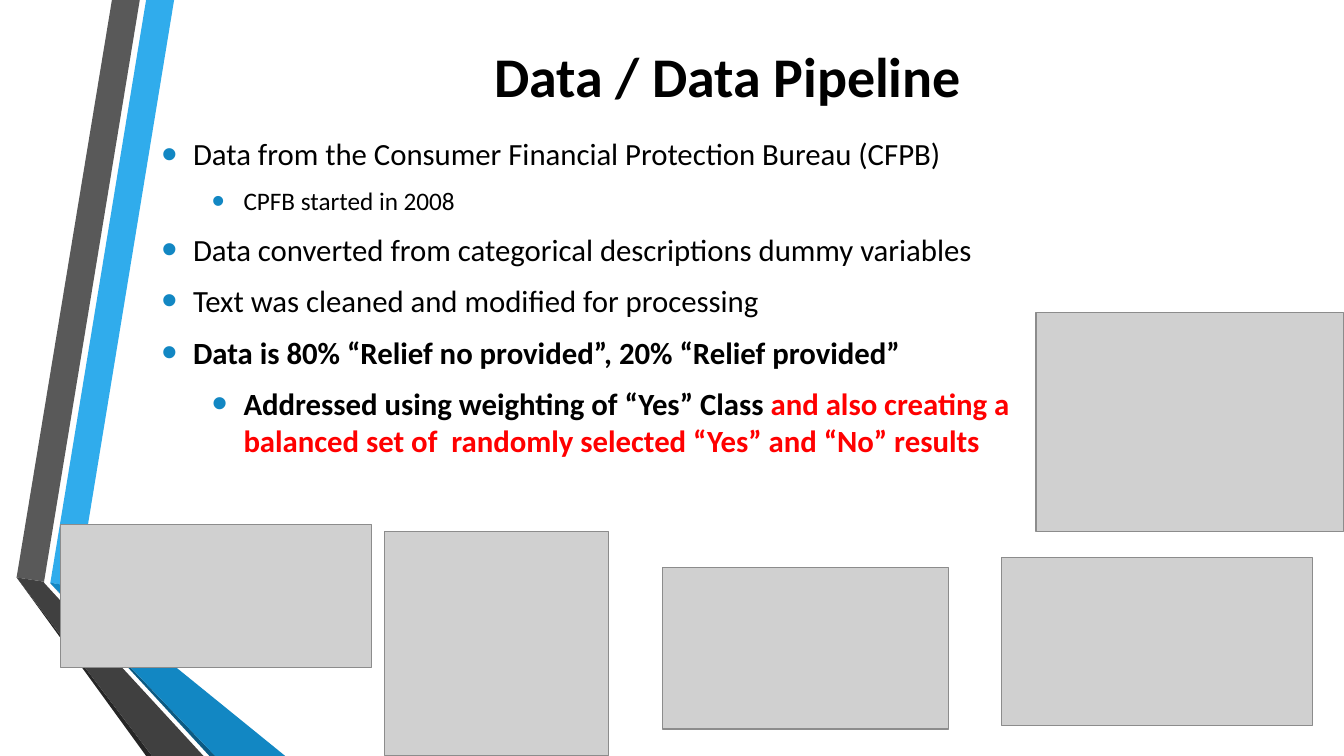
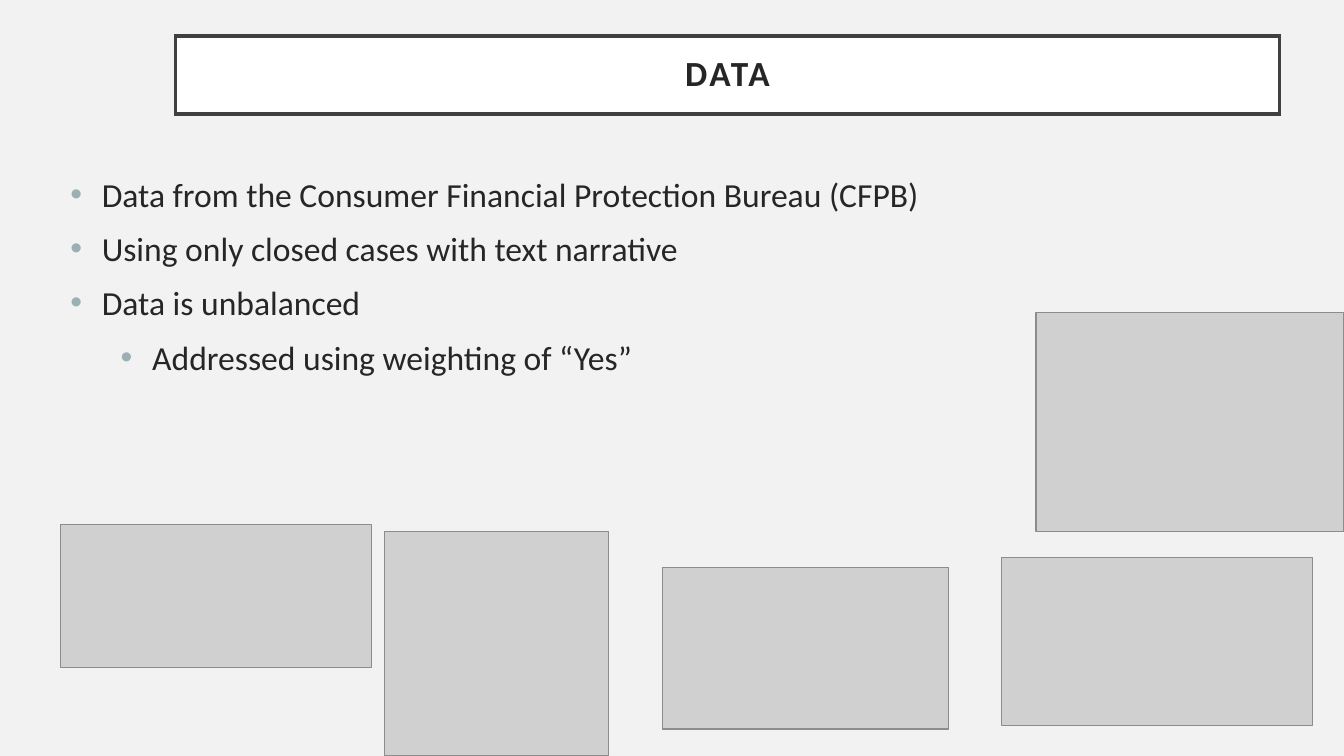
Before and after one commit to ChrisMichael11/Consumer_Complaint_Project, a slide deck: slide 5 of ppt/Consumer_Complaints.pptx. Drawn at 1344x756 pixels with LibreOffice and Linux fonts; fonts in the diff are those of the drawing; grey boxes stand for pictures; background and template pictures are left out. Boxes give left, top, right and bottom in pixels: in the first picture for what was removed or moved away, otherwise in the second. Text is boxed around its words. In the diff, an @@ line names an element or a change of style, - is before the commit and + after.

```diff
--- a/ppt/Consumer_Complaints.pptx
+++ b/ppt/Consumer_Complaints.pptx
@@ background picture (left out) to #F2F2F2 @@
@@ title "DATA": place and size @@
-title "DATA" at box(494, 57, 961, 106)
+title "DATA" at box(175, 36, 1280, 114)
@@ title "DATA" at box(175, 36, 1280, 114): fill none to #FFFFFF; outline none to #404040 2.5 pt @@
@@ title at box(685, 63, 769, 86): text changed; size 40 to 25.2 pt; text colour #000000 to #262626 @@
-Data / Data Pipeline
+DATA
@@ text "Data from the Consumer Financial ...": place and size @@
-text "Data from the Consumer Financial ..." at box(193, 142, 1009, 457)
+text "Data from the Consumer Financial ..." at box(102, 182, 918, 376)
@@ text "Data from the Consumer Financial ..." at box(102, 182, 918, 376): vertical alignment middle to top @@
@@ text at box(102, 182, 918, 212): size 22 to 24 pt, text colour #000000 to #262626 in "Data from the Consumer Financial Protection Bureau ..."; bullet colour #1287C3 to #9BAFB5 @@
@@ text at box(102, 237, 678, 376): text changed; size 22 to 24 pt; text colour #000000 to #262626; bold off @@
-  • CPFB started in 2008
-• Data converted from categorical descriptions dummy variables
-• Text was cleaned and modified for processing
-• Data is 80% “Relief no provided”, 20% “Relief provided”
-  • Addressed using weighting of “Yes” Class and also creating a balanced set of randomly selected “Yes” and “No” results
+• Using only closed cases with text narrative
+• Data is unbalanced
+  • Addressed using weighting of “Yes”
@@ group removed at box(16, 0, 285, 756): 6 freeform shapes @@
```
Also in this commit, not shown: 9 other slides changed, 3 other files.
